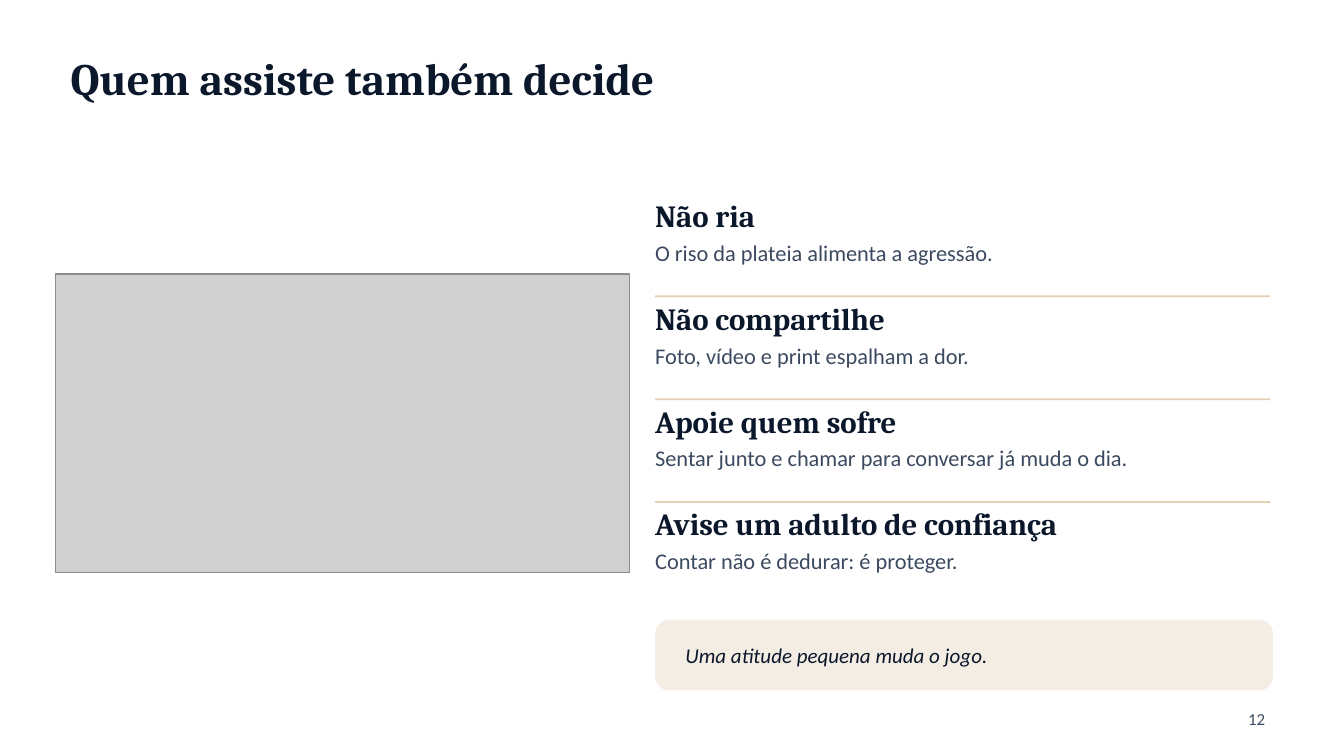
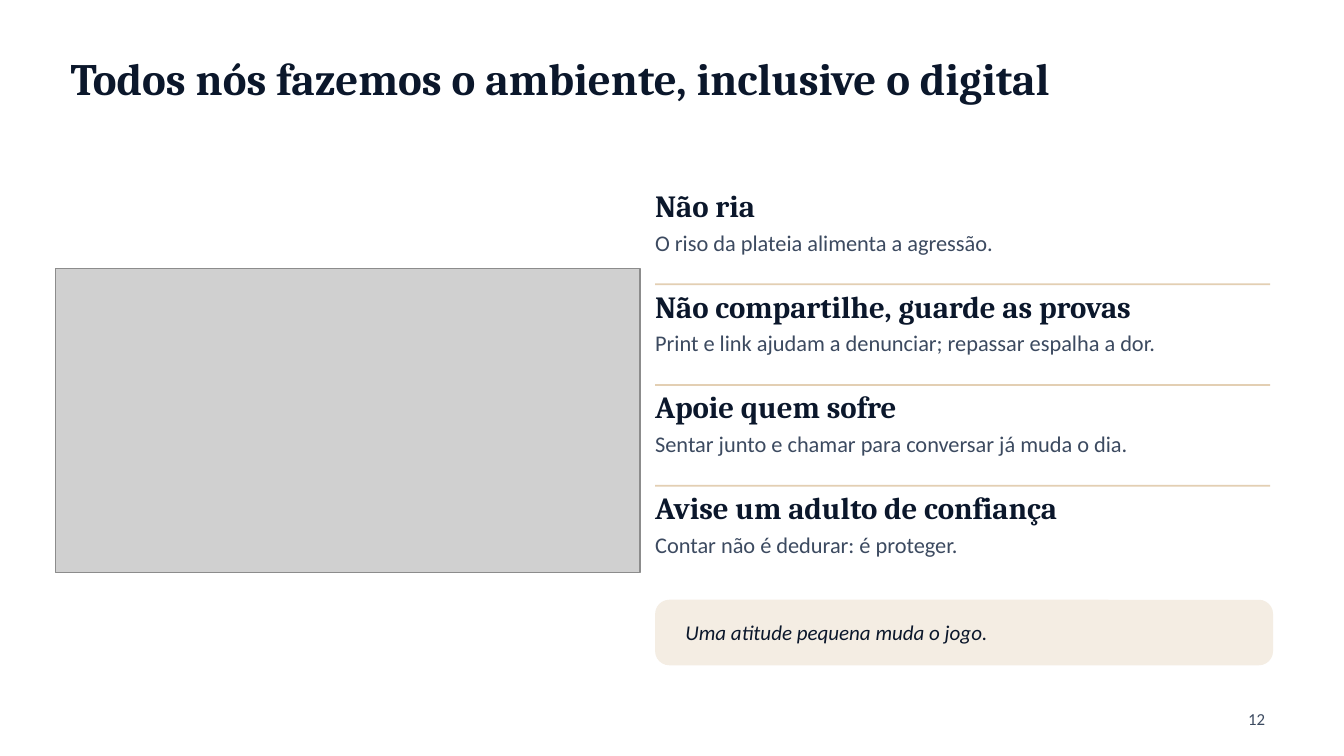
Before and after one commit to ebarroso12/ocorpoexplica, a slide deck: slide 12 of apresentacoes/bullying-saude-mental-escola.pptx. Drawn at 1344x756 pixels with LibreOffice and Linux fonts; fonts in the diff are those of the drawing; grey boxes stand for pictures; background and template pictures are left out. Boxes give left, top, right and bottom in pixels: in the first picture for what was removed or moved away, otherwise in the second. Text is boxed around its words. In the diff, an @@ line names an element or a change of style, - is before the commit and + after.

```diff
--- a/apresentacoes/bullying-saude-mental-escola.pptx
+++ b/apresentacoes/bullying-saude-mental-escola.pptx
@@ title at (x1=71, y1=63, x2=1050, y2=105): text changed @@
-Quem assiste também decide
+Todos nós fazemos o ambiente, inclusive o digital
@@ text "Não ria" moved from (x1=655, y1=205, x2=755, y2=228) to (x1=655, y1=195, x2=755, y2=218) @@
@@ text "O riso da plateia alimenta ..." moved from (x1=655, y1=245, x2=992, y2=265) to (x1=655, y1=235, x2=992, y2=255) @@
@@ picture resized from (x1=55, y1=274, x2=630, y2=573) to (x1=55, y1=269, x2=640, y2=574) @@
@@ line moved from (655, 296) - (1270, 296) to (655, 284) - (1270, 284) @@
@@ text at (x1=655, y1=296, x2=1131, y2=325): text changed @@
-Não compartilhe
+Não compartilhe, guarde as provas
@@ text at (x1=655, y1=335, x2=1155, y2=355): text changed @@
-Foto, vídeo e print espalham a dor.
+Print e link ajudam a denunciar; repassar espalha a dor.
@@ text "Sentar junto e chamar para ..." moved from (x1=655, y1=450, x2=1127, y2=470) to (x1=655, y1=436, x2=1127, y2=456) @@
@@ 2 texts, 2 lines moved together from (x1=655, y1=399, x2=1270, y2=542) to (x1=655, y1=385, x2=1270, y2=526) @@
@@ text "Contar não é dedurar: é ..." moved from (x1=655, y1=553, x2=958, y2=573) to (x1=655, y1=537, x2=958, y2=557) @@
@@ rounded rectangle resized from (x1=655, y1=620, x2=1273, y2=691) to (x1=655, y1=600, x2=1273, y2=665) @@
@@ rounded rectangle at (x1=655, y1=600, x2=1273, y2=665): proportions changed @@
@@ text "Uma atitude pequena muda o ..." moved from (x1=685, y1=648, x2=988, y2=667) to (x1=685, y1=625, x2=988, y2=644) @@
```
Also in this commit, not shown: 6 other slides changed, 6 slides added, 6 slides removed, 1 other file.
